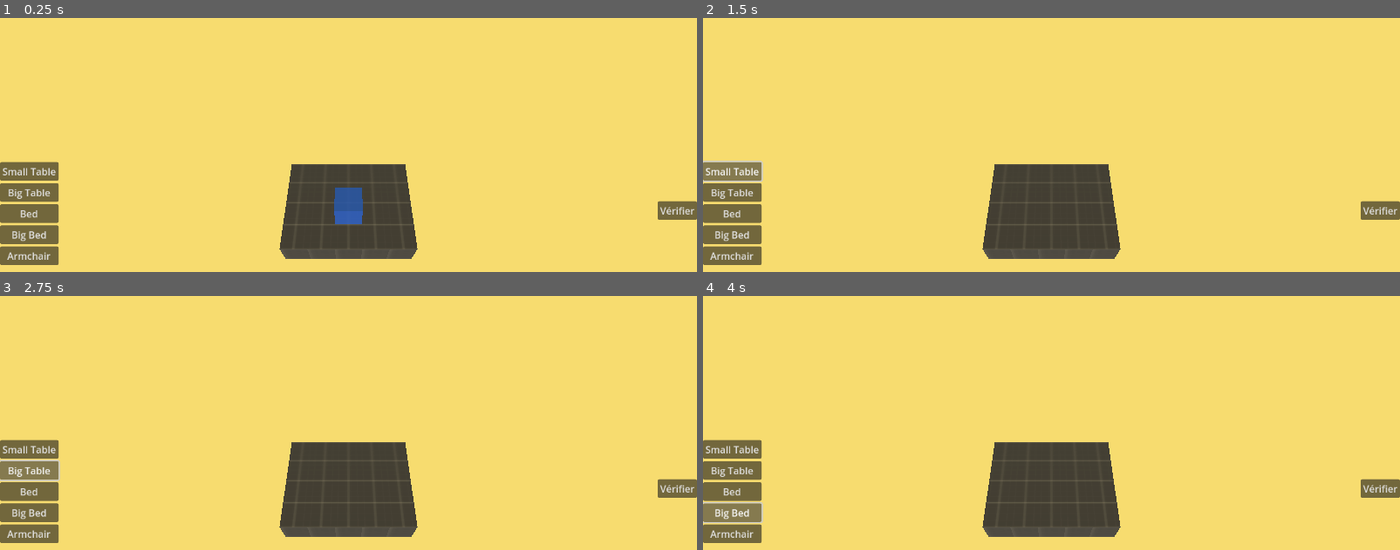
Above: before the commit, frames 1-4 (two rows, left to right).
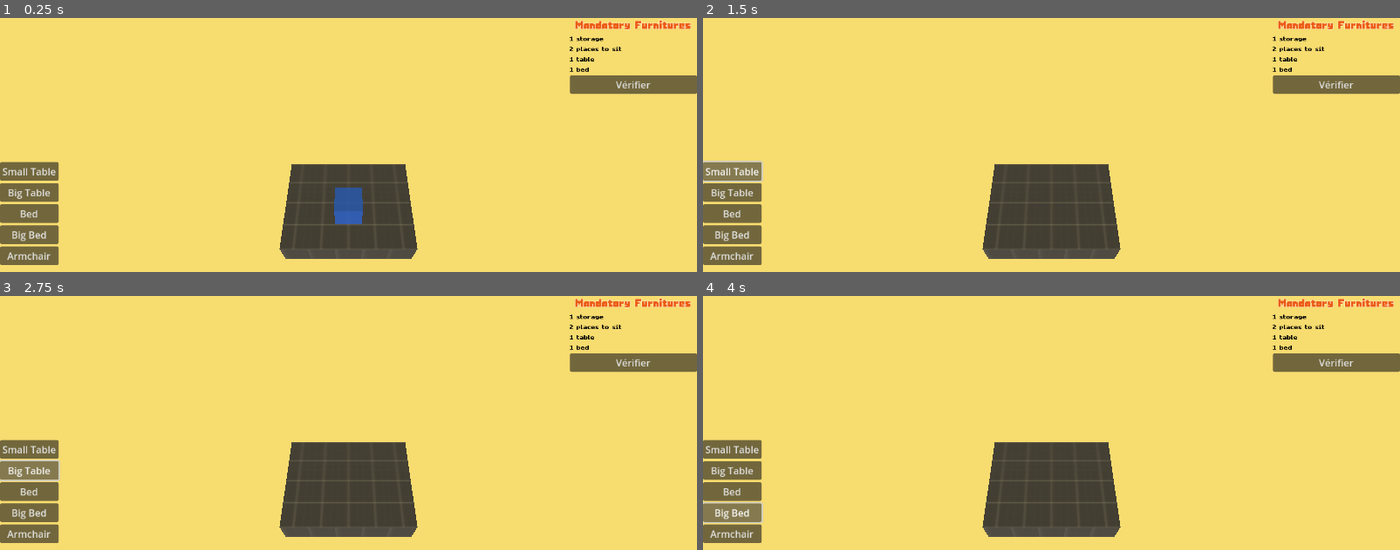
Above: after the commit, the same moments.

Repository: Bigaston/LDJam54
Game: Godot game, scene res://scenes/Main.tscn
Same seed, same stepped clock (60 frames per second), same inputs: the game is played once before the commit and once after it.
Inputs:
- Up to frame 1 (0.25 s): no input
- Up to frame 2 (1.5 s): click "Vérifier" at 0.5 s; click "Small Table" at 1.25 s
- Up to frame 3 (2.75 s): click "Big Table" at 2 s
- Up to frame 4 (4 s): click "Bed" at 2.75 s; click "Big Bed" at 3.5 s

The runs differ from the first frame. In frame 1, 2.4% of the frame differs, in the area x 81-100%, y 0-80%; in frame 2, 2.4%; in frame 3, 2.4%; in frame 4, 2.4%.

Commit message:
Display mandatory furniture

Diff:
--- a/objects/UI.tscn
+++ b/objects/UI.tscn
@@ -1,6 +1,14 @@
-[gd_scene load_steps=2 format=3 uid="uid://cmcvaxq3endno"]
+[gd_scene load_steps=4 format=3 uid="uid://cmcvaxq3endno"]
 
 [ext_resource type="Script" path="res://scripts/UI.gd" id="1_oktnx"]
+[ext_resource type="FontFile" uid="uid://4wi7tqkel30s" path="res://ressources/fonts/Absolute 10 Basic.ttf" id="2_h6g24"]
+
+[sub_resource type="LabelSettings" id="LabelSettings_8bw56"]
+font = ExtResource("2_h6g24")
+font_size = 20
+font_color = Color(0.92549, 0.352941, 0.0745098, 1)
+outline_size = 2
+shadow_size = 0
 
 [node name="UI" type="Control"]
 layout_mode = 3
@@ -21,21 +29,29 @@
 offset_bottom = 20.0
 grow_vertical = 2
 
-[node name="VBoxContainer2" type="VBoxContainer" parent="."]
+[node name="ScrollContainer" type="ScrollContainer" parent="."]
 layout_mode = 1
-anchors_preset = 6
+anchors_preset = 11
 anchor_left = 1.0
-anchor_top = 0.5
 anchor_right = 1.0
-anchor_bottom = 0.5
-offset_left = -40.0
-offset_top = -20.0
-offset_bottom = 20.0
+anchor_bottom = 1.0
+offset_left = -210.0
 grow_horizontal = 0
 grow_vertical = 2
 
-[node name="Button" type="Button" parent="VBoxContainer2"]
+[node name="TaskContainer" type="VBoxContainer" parent="ScrollContainer"]
+layout_mode = 2
+size_flags_horizontal = 3
+size_flags_vertical = 3
+
+[node name="Title" type="Label" parent="ScrollContainer/TaskContainer"]
+layout_mode = 2
+text = "Mandatory Furnitures"
+label_settings = SubResource("LabelSettings_8bw56")
+horizontal_alignment = 1
+
+[node name="Button" type="Button" parent="ScrollContainer/TaskContainer"]
 layout_mode = 2
 text = "Vérifier"
 
-[connection signal="pressed" from="VBoxContainer2/Button" to="." method="_on_button_pressed"]
+[connection signal="pressed" from="ScrollContainer/TaskContainer/Button" to="." method="_on_button_pressed"]
--- /dev/null
+++ b/ressources/fonts/text.tres
@@ -0,0 +1,7 @@
+[gd_resource type="LabelSettings" load_steps=2 format=3 uid="uid://brvb2su0yfhqu"]
+
+[ext_resource type="FontFile" uid="uid://bubx3qlkvyqru" path="res://ressources/fonts/MatchupPro.ttf" id="1_6j48y"]
+
+[resource]
+font = ExtResource("1_6j48y")
+font_color = Color(0, 0, 0, 1)
--- a/scripts/Level.gd
+++ b/scripts/Level.gd
@@ -2,6 +2,19 @@
 class_name Level
 
 enum FurnitureType {BED, TABLE, SIT, STORAGE}
+static var FurnitureTypeName = {
+	FurnitureType.BED: "bed",
+	FurnitureType.TABLE: "table",
+	FurnitureType.SIT: "place to sit",
+	FurnitureType.STORAGE: "storage"
+}
+
+static var FurnitureTypeNamePlural = {
+	FurnitureType.BED: "beds",
+	FurnitureType.TABLE: "tables",
+	FurnitureType.SIT: "places to sit",
+	FurnitureType.STORAGE: "storages"
+}
 
 @export var available_furnitures: Array[PackedScene]
 @export var needed_furnitures: Array[FurnitureType]
--- a/scripts/UI.gd
+++ b/scripts/UI.gd
@@ -22,5 +22,13 @@
 func _on_add_furniture_pressed(furniture: Furniture):
 	furniture_choosed.emit(furniture)
 
+func add_needs(need: String):
+	var text = Label.new()
+	text.text = need
+	text.label_settings = load("res://ressources/fonts/text.tres")
+
+	$ScrollContainer/TaskContainer.add_child(text)
+	$ScrollContainer/TaskContainer.move_child(text, $ScrollContainer/TaskContainer/Title.get_index() + 1)
+
 func _on_button_pressed():
 	check_level.emit()
--- a/scripts/main_game.gd
+++ b/scripts/main_game.gd
@@ -80,6 +80,26 @@
 	cam = OrbitCamera.new(camera_anchor)
 	camera_anchor.add_child(cam)
 
+	# Needs
+	var needed_characs := {}
+
+	for charac in level.needed_furnitures:
+		if needed_characs.has(charac):
+			needed_characs[charac] += 1
+		else:
+			needed_characs[charac] = 1
+
+	for key in needed_characs.keys():
+		var string = ""
+		if needed_characs[key] > 1:
+			string = str(needed_characs[key]) + " " + Level.FurnitureTypeNamePlural[key]
+		else:
+			string = str(needed_characs[key]) + " " + Level.FurnitureTypeName[key]
+
+		print(string)
+
+		$UI.add_needs(string)
+
 func _process(delta):
 	# Visible position of the furniture
 	if furniture_to_place == null:
@@ -204,33 +224,29 @@
 				child.set_surface_override_material(mat, material)
 
 func _on_ui_check_level():
-	print(is_level_completed())
-
-
-func is_level_completed():
-#	var need_string = []
-#
-#	for needed_furniture in level.needed_furnitures:
-#		var state = needed_furniture.get_state() as SceneState
-#
-#		for i in range(0, state.get_node_property_count(0)):
-#			if state.get_node_property_name(0, i) == "display_name":
-#				need_string.append(state.get_node_property_value(0, i))
-#
-#	var placed_string = []
-#
-#	for placed in placed_furniture:
-#		placed_string.append(placed.display_name)
-#
-#	need_string.sort()
-#	placed_string.sort()
-#
-#	if need_string.size() != placed_string.size():
-#		return false
-#
-#	for i in range(0, need_string.size()):
-#		if need_string[i] != placed_string[i]:
-#			return false
-#
-#	return true
+	print(update_completed_goal())
+
+
+func update_completed_goal():
+	var needed_characs := {}
+
+	for charac in level.needed_furnitures:
+		if needed_characs.has(charac):
+			needed_characs[charac] += 1
+		else:
+			needed_characs[charac] = 1
+
+	print(needed_characs)
+
+	var placed_characs := {}
+
+	for furniture in placed_furniture:
+		for charac in furniture.characteristics:
+			if placed_characs.has(charac):
+				placed_characs[charac] += 1
+			else:
+				placed_characs[charac] = 1
+
+	print(placed_characs)
+
 	return false
Binary file added: ressources/fonts/Absolute 10 Basic.ttf
Not shown, added: ressources/fonts/Absolute 10 Basic.ttf.import
Binary file added: ressources/fonts/MatchupPro.ttf
Not shown, added: ressources/fonts/MatchupPro.ttf.import
